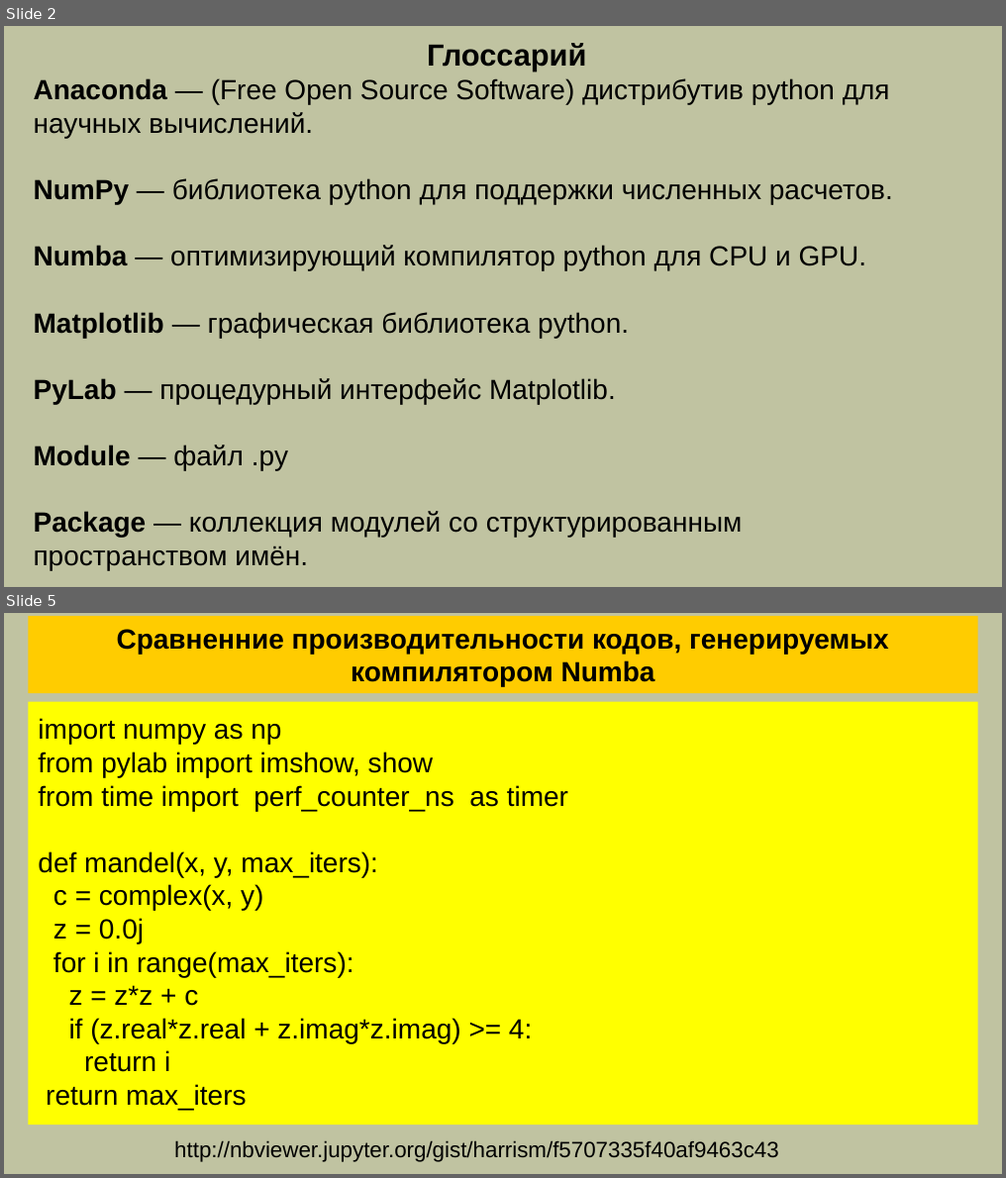
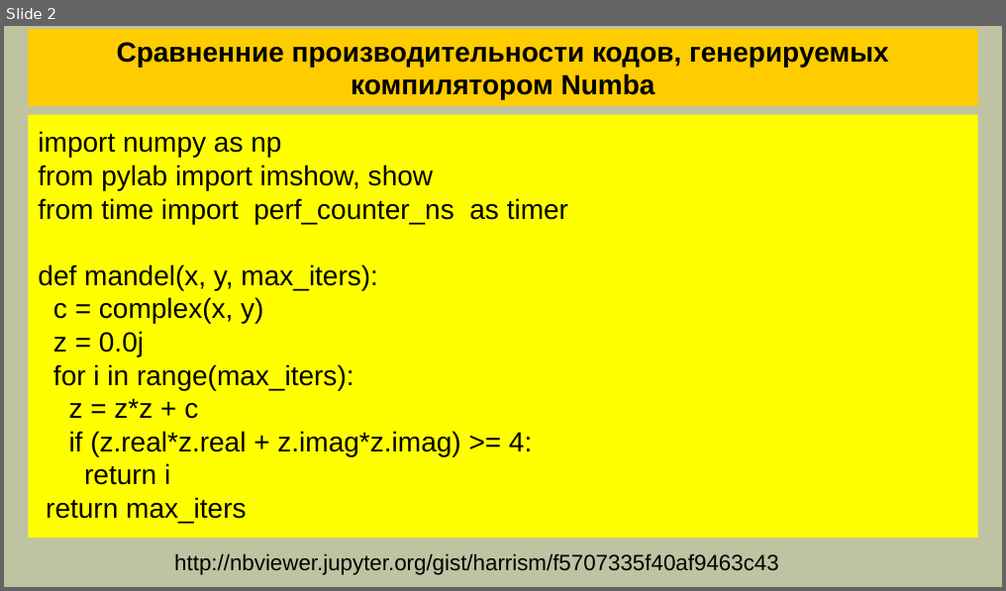
Before and after one commit to mlkv52/sibsutis_cuda_bachelors-2025, a slide deck: Лекции/pptx/Лекция10-ПГП-2025.pptx. Shown one above the other, each under a label of ours: slides 2 and 5 before the commit, slide 2 after it; the slides between them are not shown. The pictures are 1006x1178 and 1006x591 pixels, drawn with LibreOffice and Linux fonts; fonts in the diff are those of the drawing. Boxes give left, top, right and bottom in pixels: in the first picture for what was removed or moved away, otherwise in the second. Text is boxed around its words. In the diff, an @@ line names an element or a change of style, - is before the commit and + after.

```diff
--- a/Лекции/pptx/Лекция10-ПГП-2025.pptx
+++ b/Лекции/pptx/Лекция10-ПГП-2025.pptx
@@ slide 2 removed at [4, 26, 1002, 587], background #C0C3A1 @@
@@ rectangle removed at [23, 26, 990, 586] @@
-Глоссарий
-Anaconda — (Free Open Source Software) дистрибутив python для
-научных вычислений.
-NumPy — библиотека python для поддержки численных расчетов.
-Numba — оптимизирующий компилятор python для CPU и GPU.
-Matplotlib — графическая библиотека python.
-PyLab — процедурный интерфейс Matplotlib.
-Module — файл .py
-Package — коллекция модулей со структурированным
-пространством имён.
@@ what was slide 5 is now slide 2 @@
```
Also in this commit, not shown: 1 slide changed, 2 other slides removed, 1 other file.
